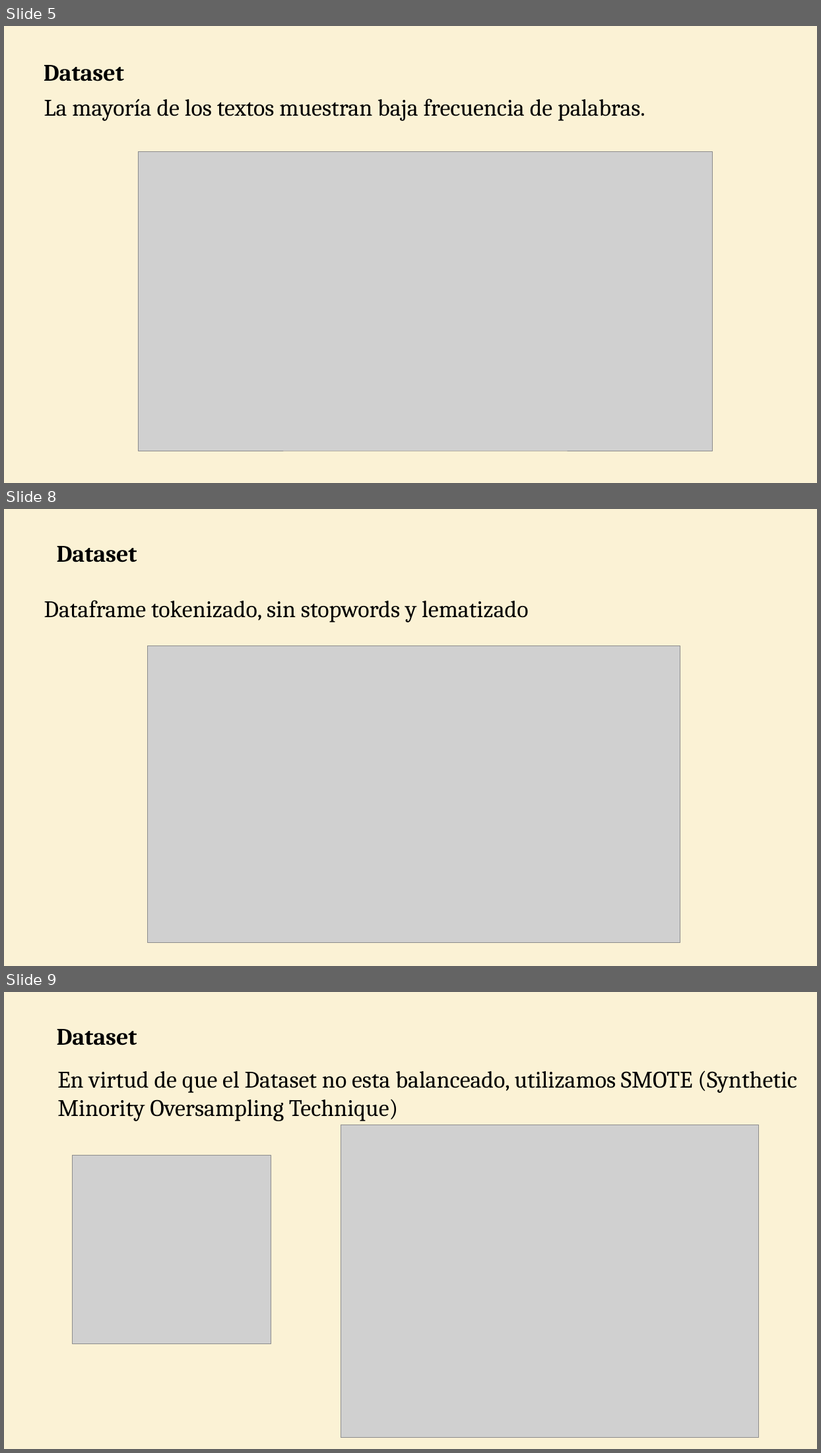
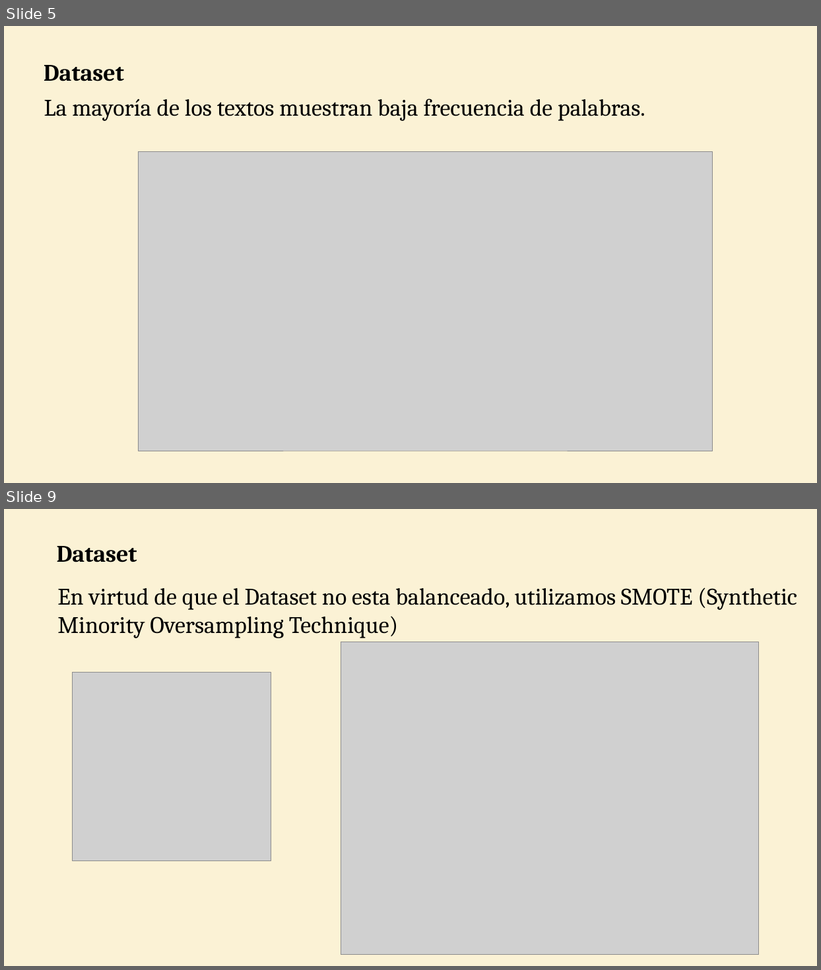
Before and after one commit to WilderGitHub/MCD, a slide deck: II. 08 Minería de Datos II/Proyecto Final.pptx. Shown one above the other, each under a label of ours: slides 5, 8 and 9 before the commit, slides 5 and 9 after it; the slides between them are not shown. The pictures are 821x1453 and 821x970 pixels, drawn with LibreOffice and Linux fonts; fonts in the diff are those of the drawing; grey boxes stand for pictures. Boxes give left, top, right and bottom in pixels: in the first picture for what was removed or moved away, otherwise in the second. Text is boxed around its words. In the diff, an @@ line names an element or a change of style, - is before the commit and + after.

```diff
--- a/II. 08 Minería de Datos II/Proyecto Final.pptx
+++ b/II. 08 Minería de Datos II/Proyecto Final.pptx
@@ slide 8 removed at (4,509,817,966), background #F7DD93 at 38% opacity @@
@@ text removed at (57,546,137,562) @@
-Dataset
@@ text removed at (44,600,528,623) @@
-Dataframe tokenizado, sin stopwords y lematizado
@@ picture removed at (148,646,680,943) @@
```
Also in this commit, not shown: 5 slides changed, 9 slides added, 15 other slides removed, 1 other file.
